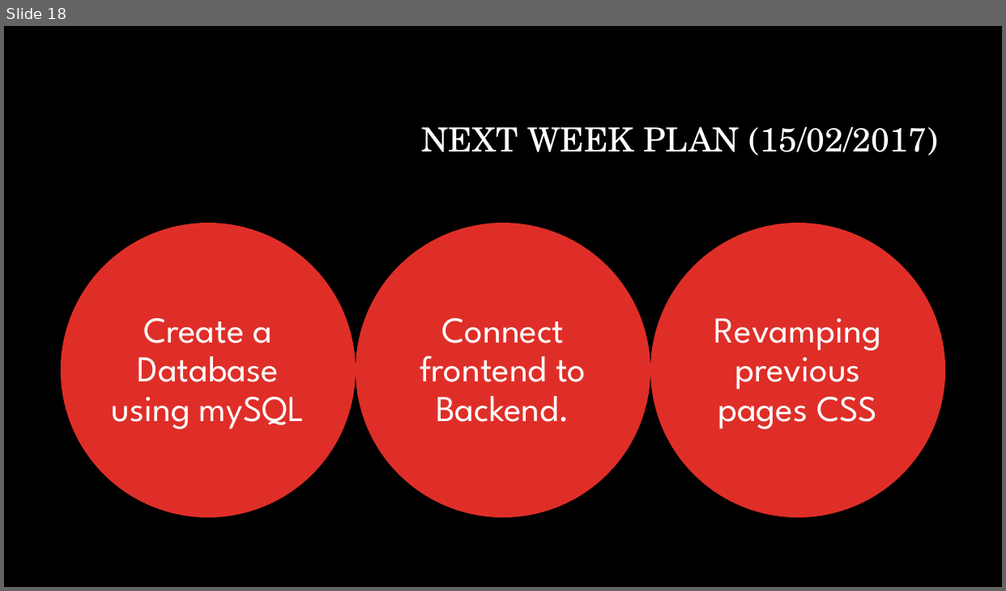
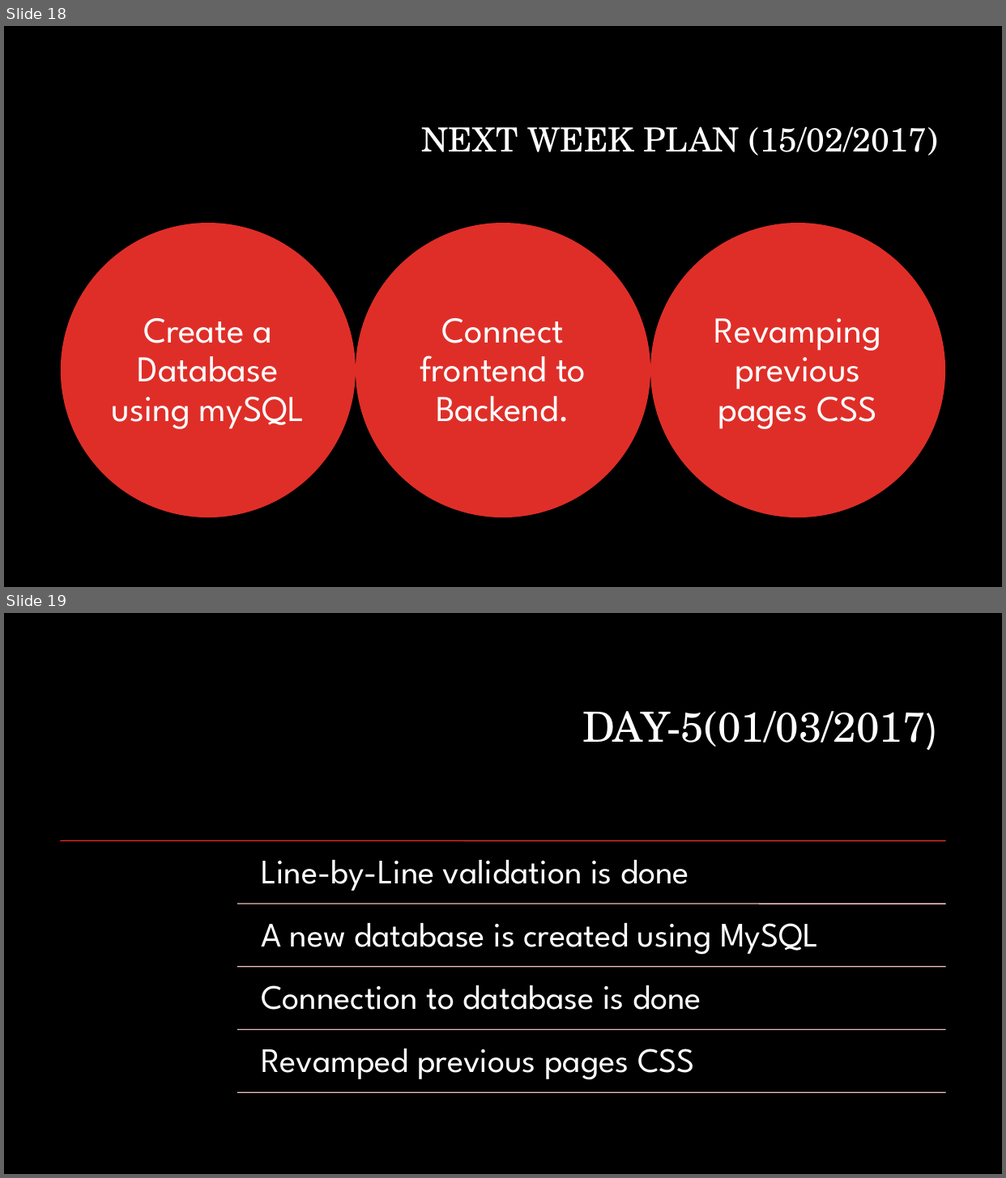
Before and after one commit to priyasatbhaya/IT_WEBD, a slide deck: Internet and web technology new ppt.pptx. Shown one above the other, each under a label of ours: slide 18 before the commit, slides 18 and 19 after it. The pictures are 1006x591 and 1006x1178 pixels, drawn with LibreOffice and Linux fonts; fonts in the diff are those of the drawing; background and template pictures are left out. Boxes give left, top, right and bottom in pixels: in the first picture for what was removed or moved away, otherwise in the second. Text is boxed around its words. In the diff, an @@ line names an element or a change of style, - is before the commit and + after.

Commit message:
Incomplete addition to database

```diff
--- a/Internet and web technology new ppt.pptx
+++ b/Internet and web technology new ppt.pptx
@@ slide 19 added at (4, 613, 1002, 1174), background #000000 @@
@@ title added at (582, 711, 938, 751), 40 pt, text #FFFFFF @@
+DAY-5(01/03/2017)
@@ group added at (60, 841, 946, 1093): 5 lines, 4 texts @@
+Line-by-Line validation is done
+A new database is created using MySQL
+Connection to database is done
+Revamped previous pages CSS
```
Also in this commit, not shown: 2 slides changed, 4 other slides added, 4 other files.
